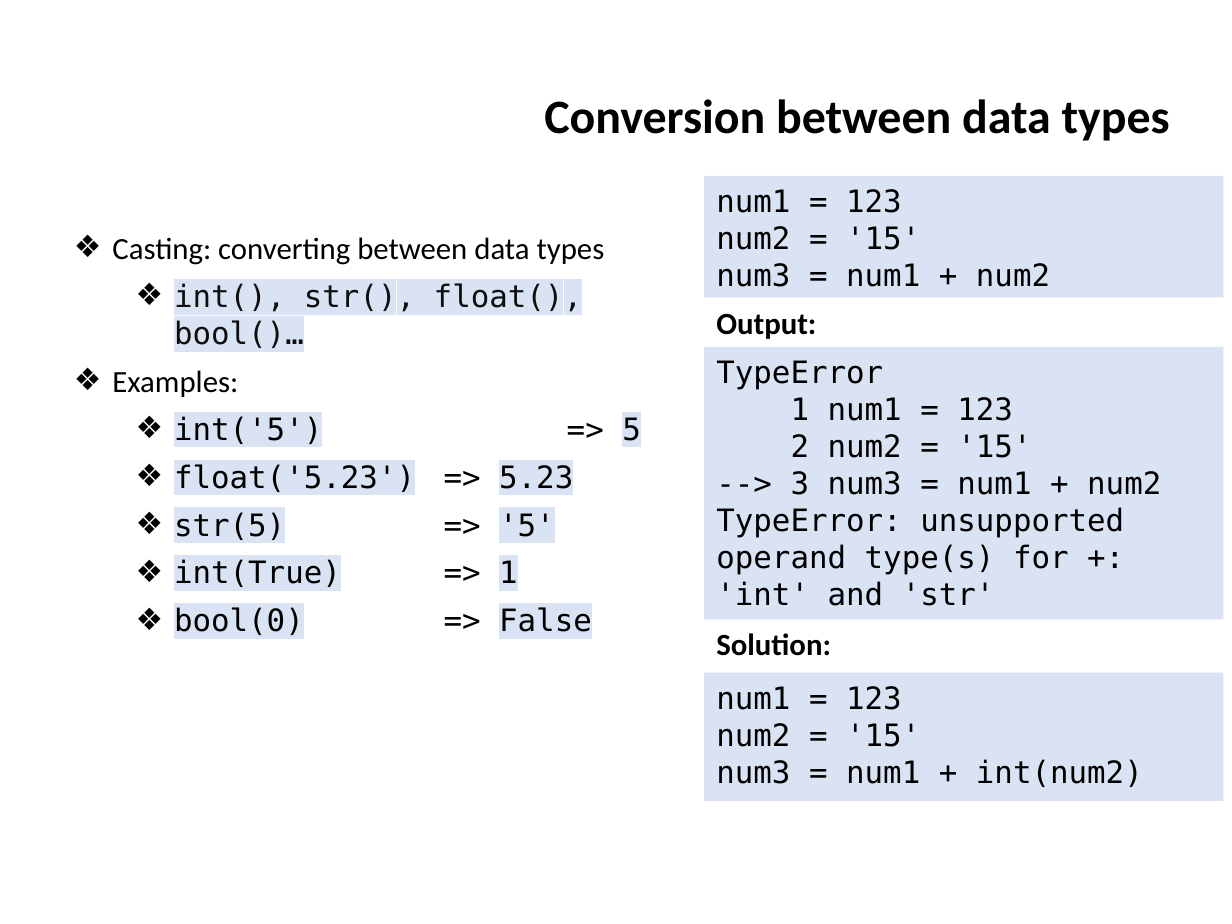
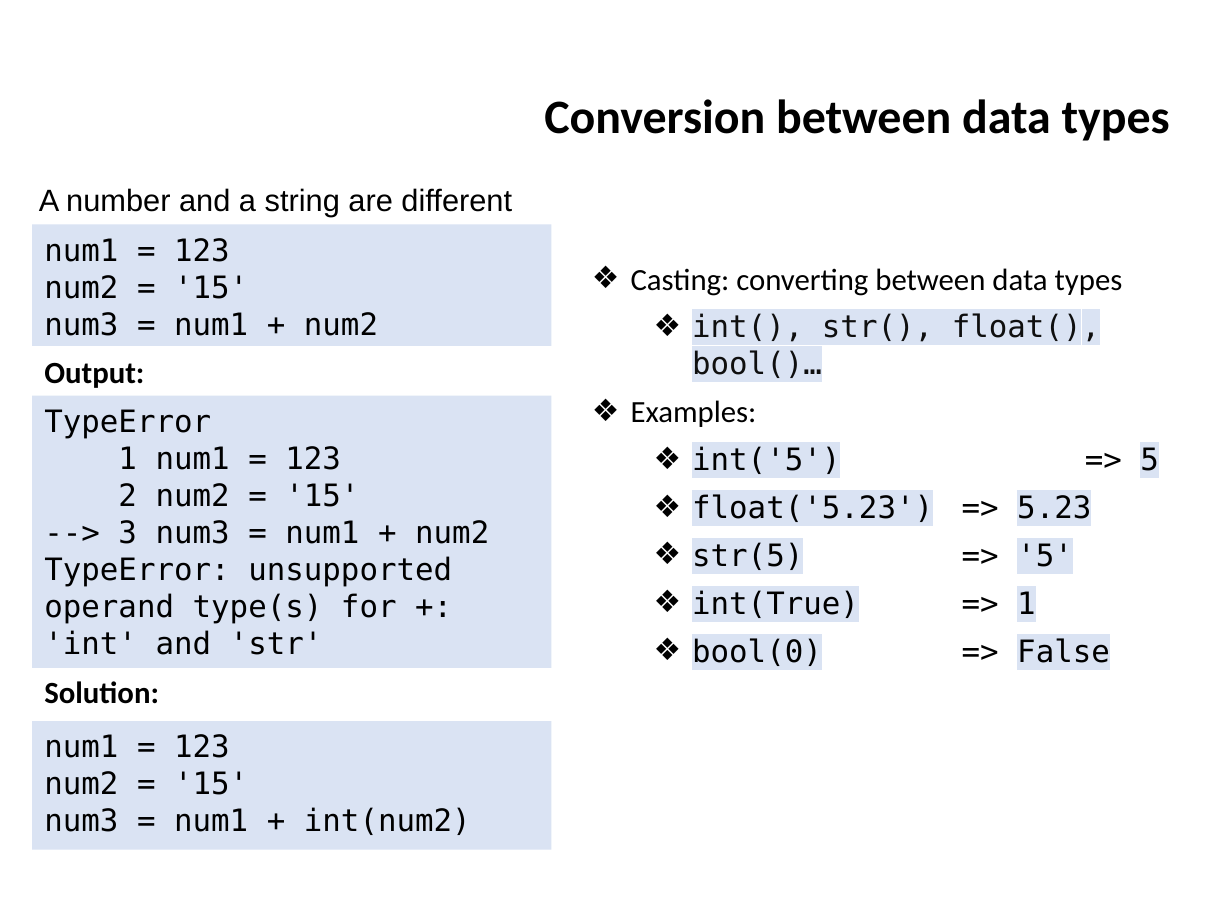
Before and after one commit to ifromm/fcsp, a slide deck: slide 23 of Slides/unit_4_prog_1.pptx (slide 71 before the commit). Drawn at 1232x924 pixels with LibreOffice and Linux fonts; fonts in the diff are those of the drawing; background and template pictures are left out. Boxes give left, top, right and bottom in pixels: in the first picture for what was removed or moved away, otherwise in the second. Text is boxed around its words. In the diff, an @@ line names an element or a change of style, - is before the commit and + after.

```diff
--- a/Slides/unit_4_prog_1.pptx
+++ b/Slides/unit_4_prog_1.pptx
@@ text added at box(39, 188, 512, 217), 18 pt, text #000000 @@
+A number and a string are different
@@ text "Casting: converting between data types": place and size @@
-text "Casting: converting between data types" at box(112, 237, 641, 635)
+text "Casting: converting between data types" at box(631, 268, 1159, 666)
@@ 5 rectangles: place and size @@
-5 rectangles at box(705, 176, 1223, 801)
+5 rectangles at box(32, 224, 551, 849)
```
Also in this commit, not shown: 24 other slides changed, 49 slides removed.
